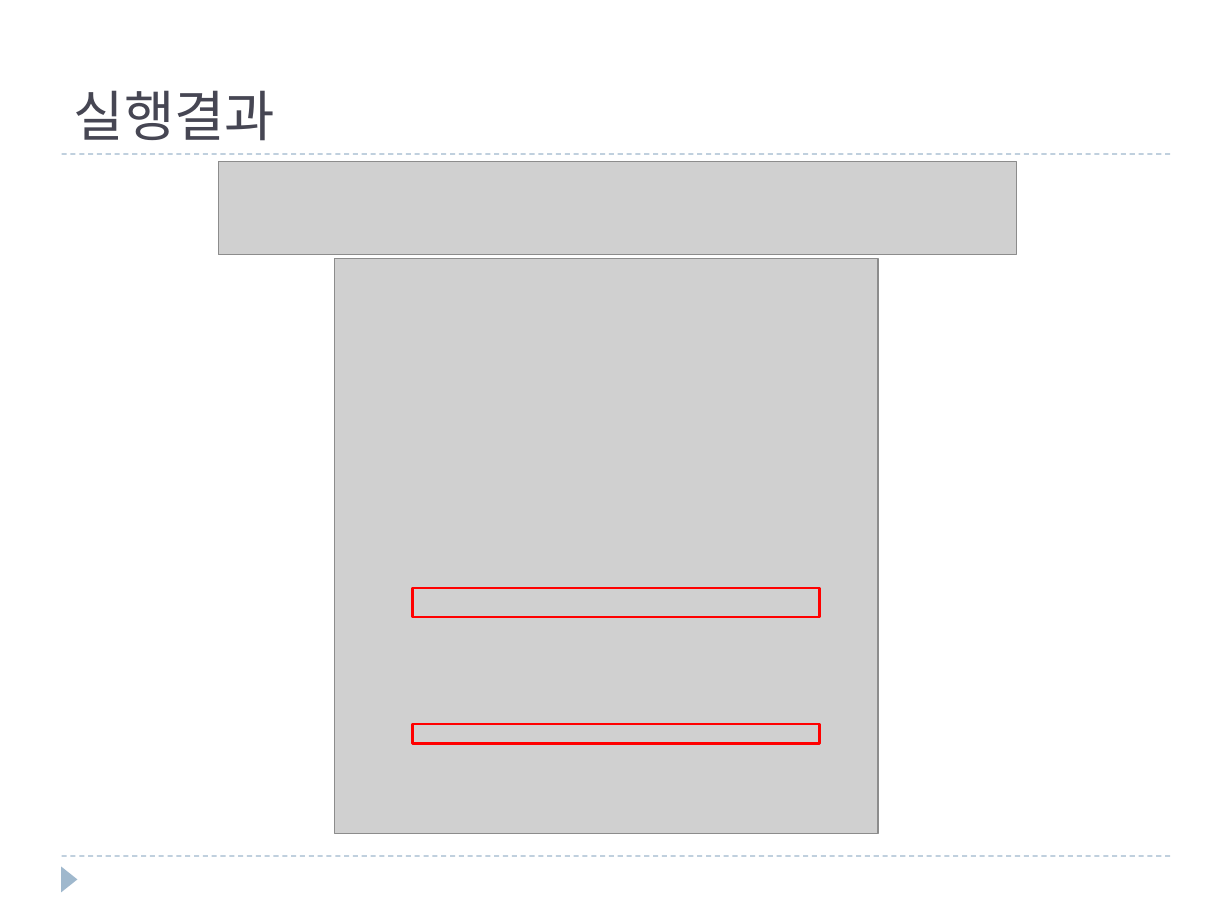
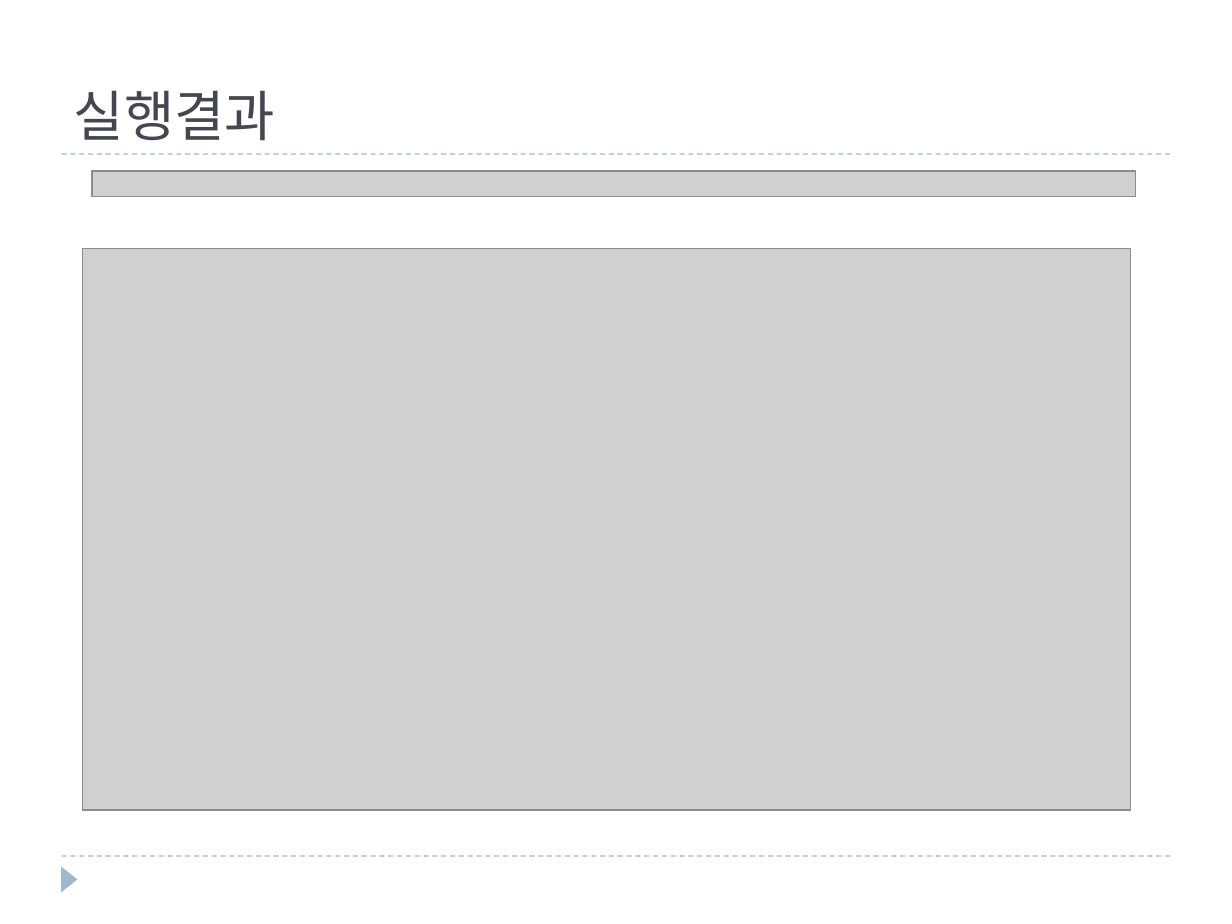
Before and after one commit to syjsmk/CoffeeMachineSMV, a slide deck: slide 13 of 고급 소프트웨어 공학 4th 서영주.pptx (slide 7 before the commit). Drawn at 1232x924 pixels with LibreOffice and Linux fonts; fonts in the diff are those of the drawing; grey boxes stand for pictures. Boxes give left, top, right and bottom in pixels: in the first picture for what was removed or moved away, otherwise in the second. Text is boxed around its words. In the diff, an @@ line names an element or a change of style, - is before the commit and + after.

```diff
--- a/고급 소프트웨어 공학 4th 서영주.pptx
+++ b/고급 소프트웨어 공학 4th 서영주.pptx
@@ picture added at [92, 171, 1136, 197] @@
@@ picture removed at [218, 161, 1016, 255] @@
@@ picture added at [83, 249, 1131, 811] @@
@@ picture removed at [335, 259, 878, 834] @@
@@ rectangle removed at [413, 588, 821, 617] @@
@@ rectangle removed at [413, 724, 821, 744] @@
```
Also in this commit, not shown: 6 other slides changed, 4 slides added, 6 slides removed.
